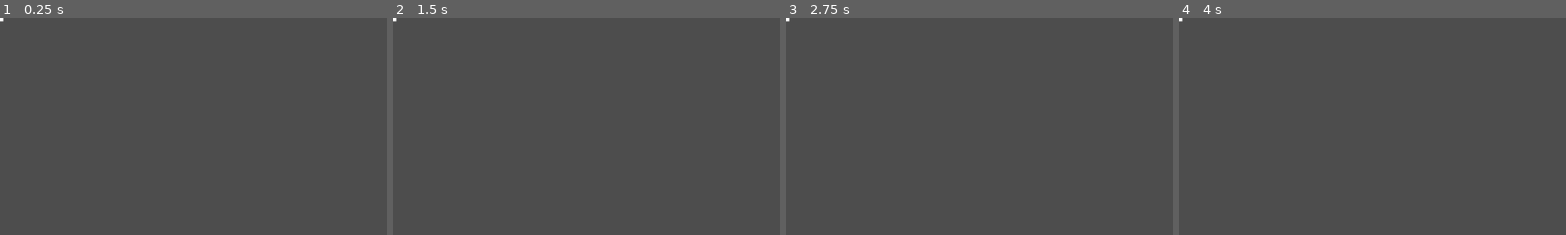
Above: before the commit, frames 1-4 (left to right).
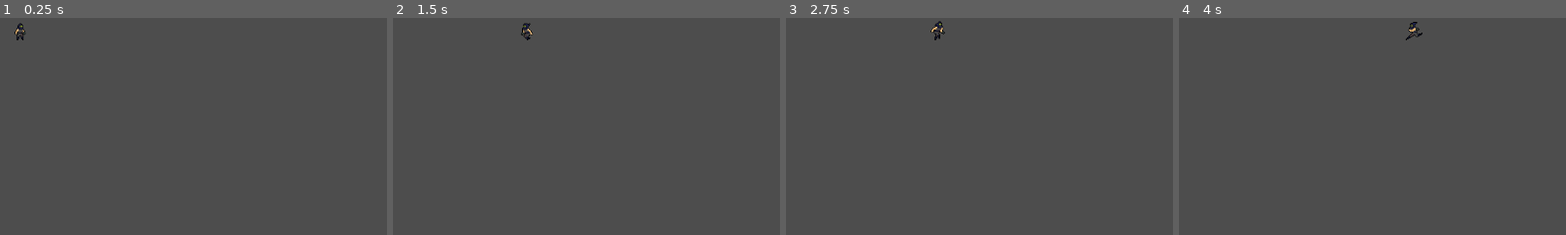
Above: after the commit, the same moments.

Repository: FoxParadeAFK/Twilight-Night
Game: Godot game, scene res://Scene/MainScene.tscn
Two runs of this game, one before a commit and one after it. Both use one fixed random seed, a clock stepped at 60 frames per second and the inputs below.
Inputs:
- Up to frame 1 (0.25 s): no input
- Up to frame 2 (1.5 s): tap Enter at 0.5 s; hold X (Move_Right) 0.53-1.28 s; hold Z (Move_Left) from 1.28 s (still down)
- Up to frame 3 (2.75 s): tap Space at 2 s; release Z (Move_Left) at 2.03 s; hold X (Move_Right) from 2.03 s (still down)
- Up to frame 4 (4 s): tap Enter at 3.5 s; release X (Move_Right) at 3.53 s; hold Z (Move_Left) from 3.53 s (still down)
The pictures show only the part of the screen within x 0-50%, y 0-50%; the shares and areas given below are measured in that part.

The runs differ from the first frame. In frame 1, 0.1% of the frame differs, in the area x 0-7%, y 0-11%; in frame 2, 0.1%; in frame 3, 0.2%, in the area x 0-42%, y 0-11%; in frame 4, 0.1%.

Commit message:
Movement velocity under x input w/ move and idle state + animations

Diff:
--- a/Master/Scene/MainScene.tscn
+++ b/Master/Scene/MainScene.tscn
@@ -5,3 +5,4 @@
 [node name="Main Scene" type="Node2D"]
 
 [node name="Player" parent="." instance=ExtResource("1_vudf2")]
+position = Vector2(30, 20)
--- a/Master/Scene/Player.tscn
+++ b/Master/Scene/Player.tscn
@@ -1,20 +1,226 @@
-[gd_scene load_steps=6 format=3 uid="uid://bbpbh2kf5ru7s"]
+[gd_scene load_steps=24 format=3 uid="uid://bbpbh2kf5ru7s"]
 
 [ext_resource type="Script" path="res://Script/State Machine/Template/Player/Player.gd" id="1_07oso"]
+[ext_resource type="Texture2D" uid="uid://g3chghs65wac" path="res://Sprite/Player/TempPlayerSprites.png" id="2_k85ra"]
+
+[sub_resource type="AtlasTexture" id="AtlasTexture_53fha"]
+atlas = ExtResource("2_k85ra")
+region = Rect2(0, 0, 64, 64)
+
+[sub_resource type="AtlasTexture" id="AtlasTexture_ia1tr"]
+atlas = ExtResource("2_k85ra")
+region = Rect2(64, 0, 64, 64)
+
+[sub_resource type="AtlasTexture" id="AtlasTexture_aup2n"]
+atlas = ExtResource("2_k85ra")
+region = Rect2(128, 0, 64, 64)
+
+[sub_resource type="AtlasTexture" id="AtlasTexture_mp614"]
+atlas = ExtResource("2_k85ra")
+region = Rect2(192, 0, 64, 64)
+
+[sub_resource type="AtlasTexture" id="AtlasTexture_daruu"]
+atlas = ExtResource("2_k85ra")
+region = Rect2(0, 384, 64, 64)
+
+[sub_resource type="AtlasTexture" id="AtlasTexture_y3g2o"]
+atlas = ExtResource("2_k85ra")
+region = Rect2(64, 384, 64, 64)
+
+[sub_resource type="AtlasTexture" id="AtlasTexture_x8e36"]
+atlas = ExtResource("2_k85ra")
+region = Rect2(128, 384, 64, 64)
+
+[sub_resource type="AtlasTexture" id="AtlasTexture_1lrt1"]
+atlas = ExtResource("2_k85ra")
+region = Rect2(192, 384, 64, 64)
+
+[sub_resource type="AtlasTexture" id="AtlasTexture_3qq47"]
+atlas = ExtResource("2_k85ra")
+region = Rect2(256, 384, 64, 64)
+
+[sub_resource type="AtlasTexture" id="AtlasTexture_2efqu"]
+atlas = ExtResource("2_k85ra")
+region = Rect2(320, 384, 64, 64)
+
+[sub_resource type="AtlasTexture" id="AtlasTexture_i0ac1"]
+atlas = ExtResource("2_k85ra")
+region = Rect2(384, 384, 64, 64)
+
+[sub_resource type="AtlasTexture" id="AtlasTexture_dr7a2"]
+atlas = ExtResource("2_k85ra")
+region = Rect2(448, 384, 64, 64)
+
+[sub_resource type="AtlasTexture" id="AtlasTexture_4n3n4"]
+atlas = ExtResource("2_k85ra")
+region = Rect2(512, 384, 64, 64)
+
+[sub_resource type="AtlasTexture" id="AtlasTexture_6rksk"]
+atlas = ExtResource("2_k85ra")
+region = Rect2(576, 384, 64, 64)
+
+[sub_resource type="AtlasTexture" id="AtlasTexture_io2k0"]
+atlas = ExtResource("2_k85ra")
+region = Rect2(640, 384, 64, 64)
+
+[sub_resource type="AtlasTexture" id="AtlasTexture_70lfu"]
+atlas = ExtResource("2_k85ra")
+region = Rect2(704, 384, 64, 64)
+
+[sub_resource type="SpriteFrames" id="SpriteFrames_7ft43"]
+animations = [{
+"frames": [{
+"duration": 1.0,
+"texture": SubResource("AtlasTexture_53fha")
+}, {
+"duration": 1.0,
+"texture": SubResource("AtlasTexture_ia1tr")
+}, {
+"duration": 1.0,
+"texture": SubResource("AtlasTexture_aup2n")
+}, {
+"duration": 1.0,
+"texture": SubResource("AtlasTexture_mp614")
+}],
+"loop": true,
+"name": &"Idle",
+"speed": 6.0
+}, {
+"frames": [{
+"duration": 1.0,
+"texture": SubResource("AtlasTexture_daruu")
+}, {
+"duration": 1.0,
+"texture": SubResource("AtlasTexture_y3g2o")
+}, {
+"duration": 1.0,
+"texture": SubResource("AtlasTexture_x8e36")
+}, {
+"duration": 1.0,
+"texture": SubResource("AtlasTexture_1lrt1")
+}, {
+"duration": 1.0,
+"texture": SubResource("AtlasTexture_3qq47")
+}, {
+"duration": 1.0,
+"texture": SubResource("AtlasTexture_2efqu")
+}, {
+"duration": 1.0,
+"texture": SubResource("AtlasTexture_i0ac1")
+}, {
+"duration": 1.0,
+"texture": SubResource("AtlasTexture_dr7a2")
+}, {
+"duration": 1.0,
+"texture": SubResource("AtlasTexture_4n3n4")
+}, {
+"duration": 1.0,
+"texture": SubResource("AtlasTexture_6rksk")
+}, {
+"duration": 1.0,
+"texture": SubResource("AtlasTexture_io2k0")
+}, {
+"duration": 1.0,
+"texture": SubResource("AtlasTexture_70lfu")
+}],
+"loop": true,
+"name": &"Move",
+"speed": 16.0
+}]
 
 [sub_resource type="Animation" id="Animation_6xgxe"]
 resource_name = "Idle"
+length = 0.666683
+loop_mode = 1
+step = 0.166667
+tracks/0/type = "value"
+tracks/0/imported = false
+tracks/0/enabled = true
+tracks/0/path = NodePath("AnimatedSprite2D:animation")
+tracks/0/interp = 1
+tracks/0/loop_wrap = true
+tracks/0/keys = {
+"times": PackedFloat32Array(0),
+"transitions": PackedFloat32Array(1),
+"update": 1,
+"values": [&"Idle"]
+}
+tracks/1/type = "value"
+tracks/1/imported = false
+tracks/1/enabled = true
+tracks/1/path = NodePath("AnimatedSprite2D:frame")
+tracks/1/interp = 1
+tracks/1/loop_wrap = true
+tracks/1/keys = {
+"times": PackedFloat32Array(0, 0.166667, 0.333333, 0.5),
+"transitions": PackedFloat32Array(1, 1, 1, 1),
+"update": 1,
+"values": [0, 1, 2, 3]
+}
 
 [sub_resource type="Animation" id="Animation_0tx7l"]
 resource_name = "Move"
+length = 0.750006
+loop_mode = 1
+step = 0.0625
+tracks/0/type = "value"
+tracks/0/imported = false
+tracks/0/enabled = true
+tracks/0/path = NodePath("AnimatedSprite2D:animation")
+tracks/0/interp = 1
+tracks/0/loop_wrap = true
+tracks/0/keys = {
+"times": PackedFloat32Array(0),
+"transitions": PackedFloat32Array(1),
+"update": 1,
+"values": [&"Move"]
+}
+tracks/1/type = "value"
+tracks/1/imported = false
+tracks/1/enabled = true
+tracks/1/path = NodePath("AnimatedSprite2D:frame")
+tracks/1/interp = 1
+tracks/1/loop_wrap = true
+tracks/1/keys = {
+"times": PackedFloat32Array(0, 0.0625, 0.125, 0.1875, 0.25, 0.3125, 0.375, 0.4375, 0.5, 0.5625, 0.625, 0.6875),
+"transitions": PackedFloat32Array(1, 1, 1, 1, 1, 1, 1, 1, 1, 1, 1, 1),
+"update": 1,
+"values": [0, 1, 2, 3, 4, 5, 6, 7, 8, 9, 10, 11]
+}
+
+[sub_resource type="Animation" id="Animation_1o36x"]
+length = 0.001
+tracks/0/type = "value"
+tracks/0/imported = false
+tracks/0/enabled = true
+tracks/0/path = NodePath("AnimatedSprite2D:animation")
+tracks/0/interp = 1
+tracks/0/loop_wrap = true
+tracks/0/keys = {
+"times": PackedFloat32Array(0),
+"transitions": PackedFloat32Array(1),
+"update": 1,
+"values": [&"Idle"]
+}
+tracks/1/type = "value"
+tracks/1/imported = false
+tracks/1/enabled = true
+tracks/1/path = NodePath("AnimatedSprite2D:frame")
+tracks/1/interp = 1
+tracks/1/loop_wrap = true
+tracks/1/keys = {
+"times": PackedFloat32Array(0),
+"transitions": PackedFloat32Array(1),
+"update": 1,
+"values": [1]
+}
 
 [sub_resource type="AnimationLibrary" id="AnimationLibrary_njfjn"]
 _data = {
 "Idle": SubResource("Animation_6xgxe"),
-"Move": SubResource("Animation_0tx7l")
-}
-
-[sub_resource type="BoxMesh" id="BoxMesh_v6arg"]
+"Move": SubResource("Animation_0tx7l"),
+"RESET": SubResource("Animation_1o36x")
+}
 
 [node name="Player" type="CharacterBody2D"]
 script = ExtResource("1_07oso")
@@ -23,12 +229,11 @@
 
 [node name="AnimatedSprite2D" type="AnimatedSprite2D" parent="."]
 position = Vector2(0, -3)
+sprite_frames = SubResource("SpriteFrames_7ft43")
+animation = &"Idle"
+frame = 1
 
 [node name="AnimationPlayer" type="AnimationPlayer" parent="."]
 libraries = {
 "": SubResource("AnimationLibrary_njfjn")
 }
-
-[node name="MeshInstance2D" type="MeshInstance2D" parent="."]
-scale = Vector2(10, 10)
-mesh = SubResource("BoxMesh_v6arg")
--- a/Master/Script/State Machine/States/Sub States/IdleState.gd
+++ b/Master/Script/State Machine/States/Sub States/IdleState.gd
@@ -8,6 +8,10 @@
   playerData = _playerData
   stateMachine = _stateMachine
 
+func Enter() -> void:
+  super.Enter()
+  player.SetVelocityX(0)
+
 func Update() -> void:
   super.Update()
 
--- a/Master/Script/State Machine/States/Sub States/MoveState.gd
+++ b/Master/Script/State Machine/States/Sub States/MoveState.gd
@@ -11,4 +11,7 @@
 func Update():
   super.Update()
 
+  player.CheckIfShouldFlip(xInput)
+  player.SetVelocityX(300 * xInput)
+
   if (player.inputManager.normXInput == 0): stateMachine.ChangeState(player.idleState)
--- a/Master/Script/State Machine/States/Super States/GroundedState.gd
+++ b/Master/Script/State Machine/States/Super States/GroundedState.gd
@@ -1,6 +1,8 @@
 extends State
 
 class_name GroundedState
+
+var xInput : int
 
 func _init(_animationName : String, _player : Player, _playerData : PlayerData, _stateMachine : StateMachine):
   animationName = _animationName
@@ -9,4 +11,6 @@
   stateMachine = _stateMachine
 
 func Update():
+  xInput = player.inputManager.normXInput
+
   super.Update()
--- a/Master/Script/State Machine/Template/Player/Player.gd
+++ b/Master/Script/State Machine/Template/Player/Player.gd
@@ -6,6 +6,9 @@
 var playerData : PlayerData
 var stateMachine : StateMachine
 var inputManager : InputManager
+
+var facingDirection : int = 1
+var workspaceVector : Vector2
 
 var idleState : IdleState
 var moveState : MoveState
@@ -30,3 +33,15 @@
 func _physics_process(_delta: float) -> void:
 	stateMachine.currentState.PhysicsUpdate()
 	move_and_slide()
+
+func SetVelocityX(velocityX : float) -> void:
+	workspaceVector = Vector2(velocityX, velocity.y)
+	velocity = workspaceVector
+
+func CheckIfShouldFlip(xInput : int) -> void:
+	if (xInput != 0 && xInput != facingDirection): Flip()
+
+func Flip() -> void:
+	facingDirection *= -1
+	scale.y = facingDirection
+	rotation_degrees = 180 if facingDirection == -1 else 0
--- a/Master/project.godot
+++ b/Master/project.godot
@@ -38,4 +38,5 @@
 
 [rendering]
 
+textures/canvas_textures/default_texture_filter=0
 renderer/rendering_method="mobile"
Binary file added: Master/Sprite/Player/TempPlayerSprites.png
Not shown, added: Master/Sprite/Player/TempPlayerSprites.png.import
